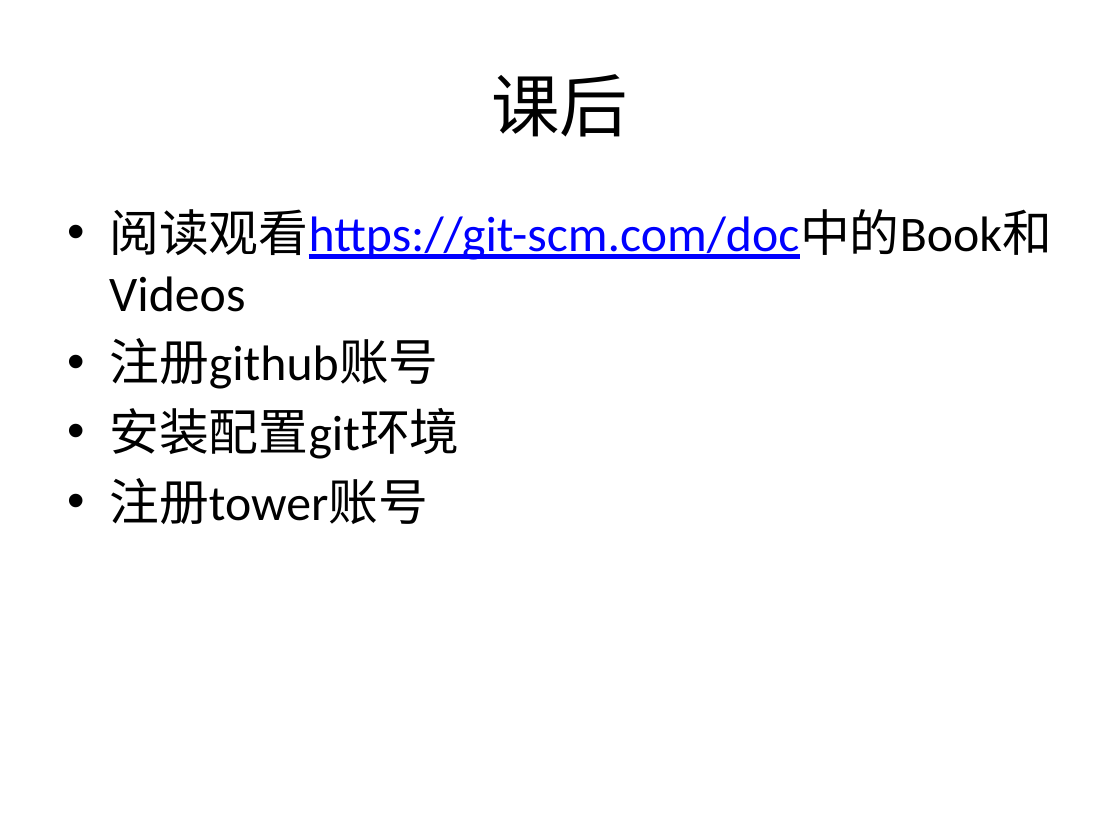
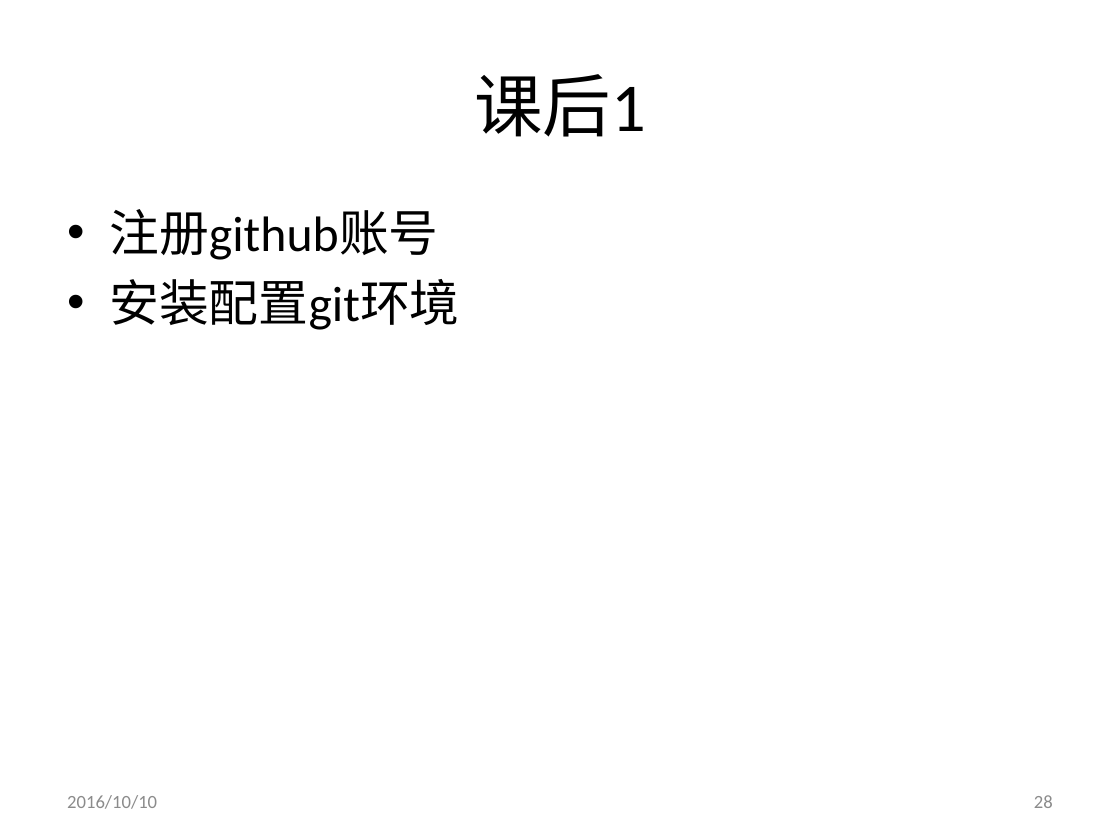
Before and after one commit to shentianyi/CompanyCource, a slide deck: slide 28 of CodeMonkey/cs01-1 开发工具及基本流程/开发工具及基本流程.pptx (slide 6 before the commit). Drawn at 1120x840 pixels with LibreOffice and Linux fonts; fonts in the diff are those of the drawing. Boxes give left, top, right and bottom in pixels: in the first picture for what was removed or moved away, otherwise in the second. Text is boxed around its words. In the diff, an @@ line names an element or a change of style, - is before the commit and + after.

Commit message:
update cs01 ppt

```diff
--- a/CodeMonkey/cs01-1 开发工具及基本流程/开发工具及基本流程.pptx
+++ b/CodeMonkey/cs01-1 开发工具及基本流程/开发工具及基本流程.pptx
@@ title at [474, 74, 646, 137]: text changed @@
-课后
+课后1
@@ text at [109, 209, 1052, 260]: paragraph removed @@
-• 阅读观看https://git-scm.com/doc中的Book和Videos
@@ text at [109, 478, 428, 524]: paragraph removed @@
-• 注册tower账号
@@ text added at [67, 795, 157, 809], 12 pt, text #8C8C8C @@
+2016/10/10
@@ page number added at [1034, 795, 1053, 808], 12 pt, text #8C8C8C @@
+28
```
Also in this commit, not shown: 4 other slides changed, 24 slides added, 1 slide removed, 1 other file.
